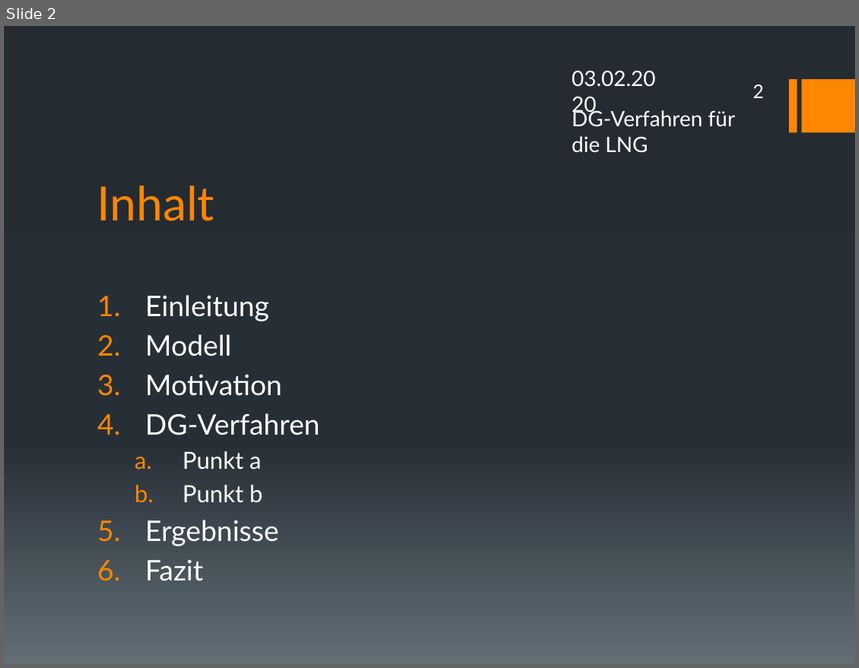
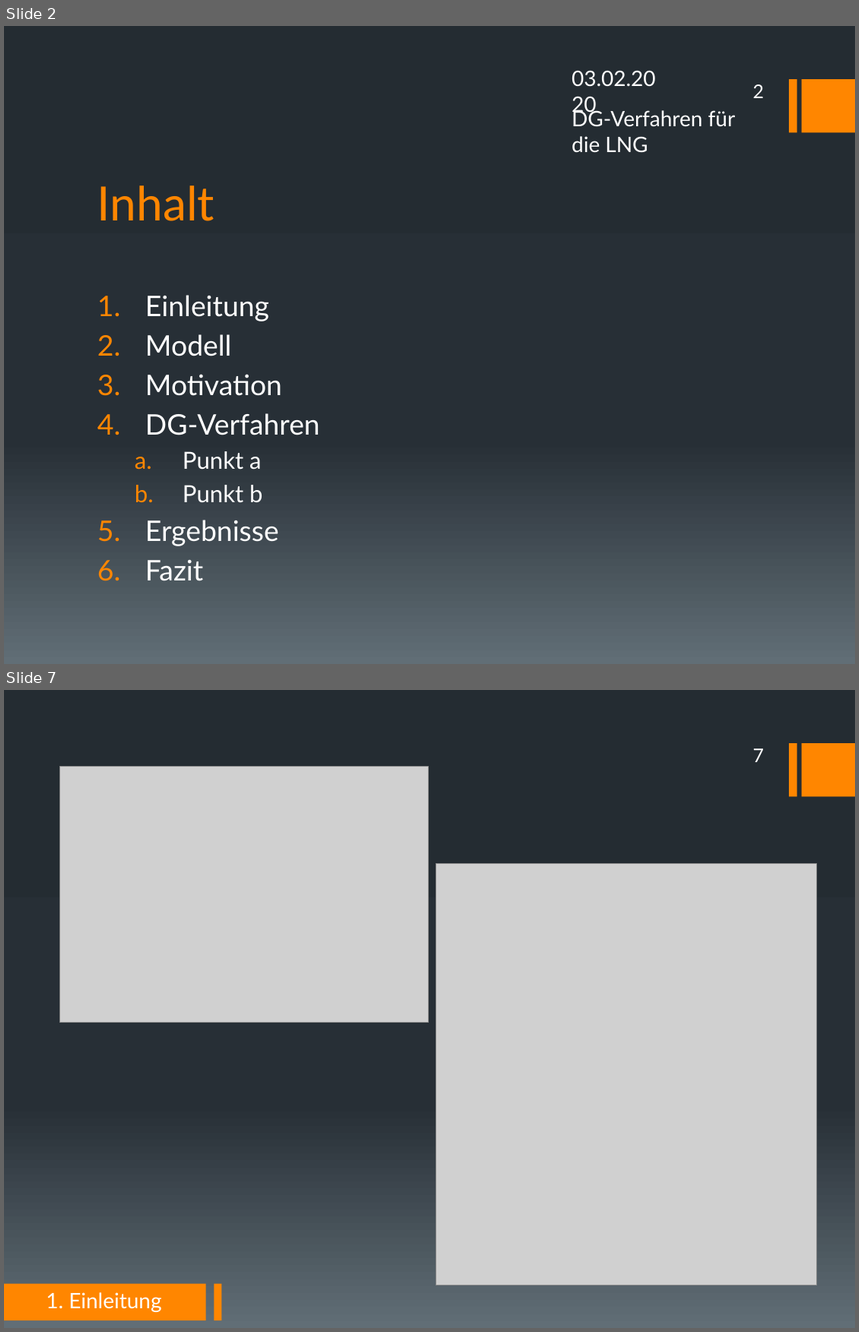
Before and after one commit to DerKleineGauss/Masterarbeit, a slide deck: Abschlussvortrag/Präsentation.pptx. Shown one above the other, each under a label of ours: slide 2 before the commit, slides 2 and 7 after it; the slides between them are not shown. The pictures are 859x668 and 859x1332 pixels, drawn with LibreOffice and Linux fonts; fonts in the diff are those of the drawing; grey boxes stand for pictures. Boxes give left, top, right and bottom in pixels: in the first picture for what was removed or moved away, otherwise in the second. Text is boxed around its words. In the diff, an @@ line names an element or a change of style, - is before the commit and + after.

```diff
--- a/Abschlussvortrag/Präsentation.pptx
+++ b/Abschlussvortrag/Präsentation.pptx
@@ slide 7 added at box(4, 690, 855, 1328), background gradient #242C33 to #273037 to #636D76; not listed: 2 template elements that a slide beside it also shows @@
@@ page number added at box(753, 749, 764, 762), 16 pt, text #FFFFFF @@
+7
@@ picture added at box(60, 767, 429, 1023) @@
@@ picture added at box(436, 863, 817, 1286) @@
@@ rectangle added at box(4, 1284, 207, 1321), fill #FF8600 @@
@@ text added at box(46, 1293, 161, 1312), 18 pt, text #FFFFFF @@
+1. Einleitung
@@ rectangle added at box(215, 1284, 222, 1321), fill #FF8600 @@
```
Also in this commit, not shown: 4 slides changed, 3 other slides added, 1 slide removed, 3 other files.
